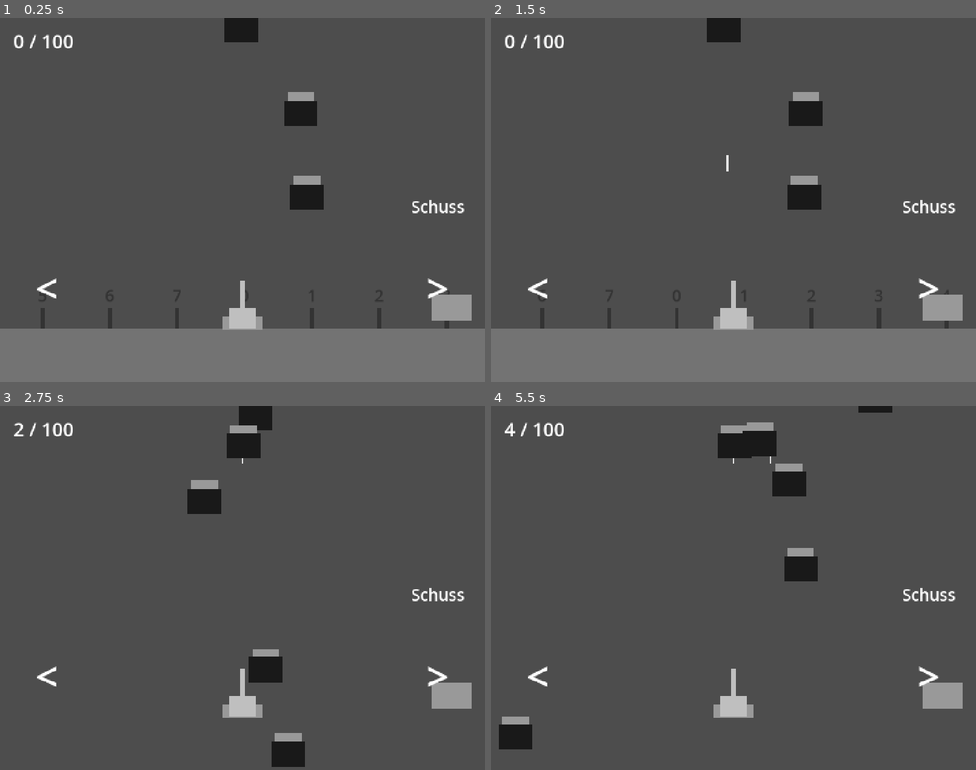
Above: before the commit, frames 1-4 (two rows, left to right).
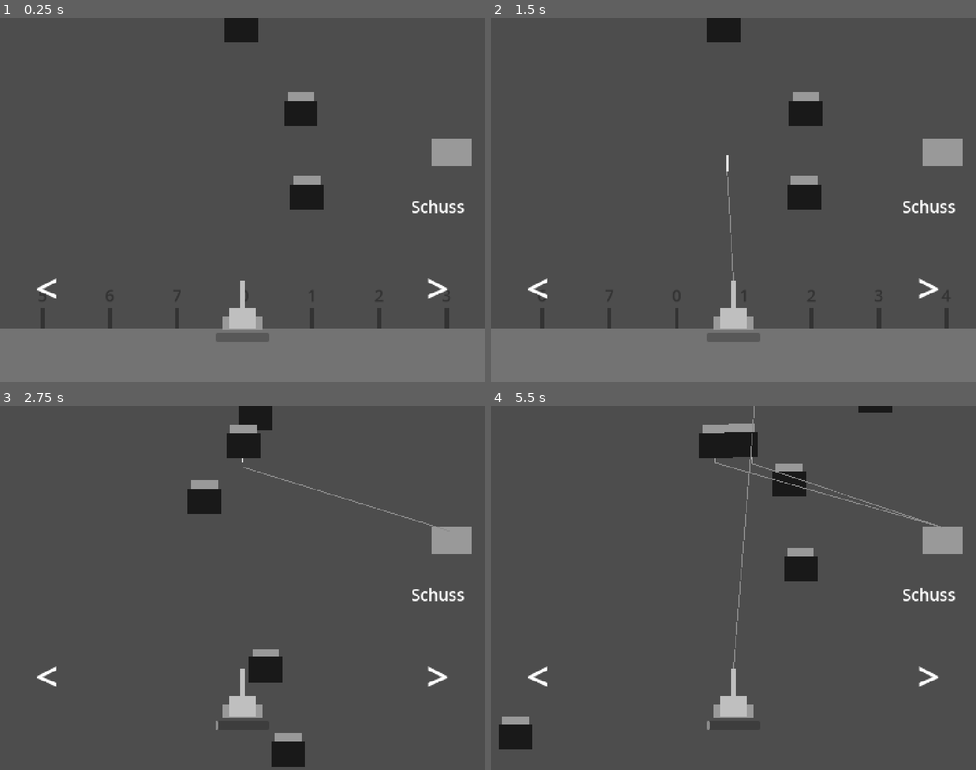
Above: after the commit, the same moments.

Repository: Philipp-Mallmann/fliegen-sind-aliens
Game: Godot game, scene res://szenen/spiel.tscn
The game is run twice, just before and just after one commit, with the same random seed, the same clock (stepped at 60 frames per second) and the same inputs.
Inputs:
- Up to frame 1 (0.25 s): no input
- Up to frame 2 (1.5 s): hold D (rechts) 0.53-1.28 s; tap Space (schiessen) at 0.6, 1.35 s; hold A (links) from 1.28 s (still down)
- Up to frame 3 (2.75 s): release A (links) at 2.03 s; hold D (rechts) from 2.03 s (still down); tap Space (schiessen) at 2.1 s
- Up to frame 4 (5.5 s): tap Space (schiessen) every 0.75 s from 2.85 to 5.1 s; release D (rechts) at 3.53 s; hold A (links) from 3.53 s (still down)

The runs differ from the first frame. In frame 1, 1.7% of the frame differs, in the area x 2-98%, y 4-89%; in frame 2, 1.7%; in frame 3, 1.5%; in frame 4, 2.6%, in the area x 2-98%, y 0-89%.

Commit message:
Abschnitt 5: Faecher mit gleitendem Schrumpfen und Hoehenversatz, Faeden zur hohen Hand, Leiste an der Kanone
Co-Authored-By: Claude Opus 5.5 <noreply@anthropic.com>

Diff:
--- /dev/null
+++ b/skripte/faecher.gd
@@ -0,0 +1,46 @@
+extends Node2D
+
+# Wie weit zwei Fliegen im Faecher auseinander sind, solange er noch nicht schrumpfen muss, in Pixeln.
+@export var abstand: float = 110.0
+# Wie breit der Faecher hoechstens werden darf, in Pixeln. Das Bild ist 1440 breit.
+@export var breite: float = 1400.0
+# Wie lange das Zusammenruecken und Schrumpfen dauert, in Sekunden. Lang heisst: man merkt es kaum.
+@export var gleitdauer: float = 1.5
+# Wie weit eine Fliege hoechstens ueber oder unter der Linie haengt, in Pixeln. Macht den Faecher natuerlicher.
+@export var hoehen_streuung: float = 20.0
+
+# Die Nadeln mit Fliege, die im Faecher haengen, von links nach rechts.
+var reihe: Array[Node2D] = []
+# Fuer jede Nadel ihr eigener Hoehenunterschied. Wird einmal beim Aufnehmen ausgewuerfelt.
+var versatz: Dictionary = {}
+# Das Gleiten, das gerade laeuft. null heisst: Es gab noch keins.
+var gleiten: Tween = null
+
+
+func aufnehmen(neue: Node2D) -> void:
+	versatz[neue] = randf_range(-hoehen_streuung, hoehen_streuung)
+	if reihe.size() % 2 == 0:
+		reihe.push_front(neue)
+	else:
+		reihe.push_back(neue)
+	if gleiten != null:
+		gleiten.kill()
+	if reihe.size() == 1:
+		return
+	gleiten = create_tween()
+	gleiten.set_parallel(true)
+	for nadel in reihe:
+		if nadel == neue:
+			continue
+		gleiten.tween_property(nadel, "position", platz(nadel), gleitdauer)
+		gleiten.tween_property(nadel, "scale", Vector2.ONE * groesse(), gleitdauer)
+
+
+func groesse() -> float:
+	return minf(1.0, breite / (reihe.size() * abstand))
+
+
+func platz(nadel: Node2D) -> Vector2:
+	var nummer: int = reihe.find(nadel)
+	var mitte: float = (reihe.size() - 1) / 2.0
+	return Vector2((nummer - mitte) * abstand * groesse(), versatz[nadel])
--- a/skripte/kanone.gd
+++ b/skripte/kanone.gd
@@ -37,6 +37,7 @@
 	if Input.is_action_just_pressed("schiessen"):
 		var nadel: Node2D = nadel_szene.instantiate()
 		nadel.position = $Arm/Muendung.global_position
+		nadel.anker = $Arm/Muendung
 		get_parent().add_child(nadel)
 		nadel.getroffen.connect($Uebergabe.starten)
 		nachladen_noch = nachladezeit
--- a/skripte/nadel.gd
+++ b/skripte/nadel.gd
@@ -16,10 +16,13 @@
 var steckt: bool = false
 # Die Fliege, die an der Nadel steckt. null heisst: noch keine.
 var fliege: Node2D = null
+# Der Punkt, an dem der Faden der Nadel festhaengt: erst die Muendung der Kanone, im Faecher die rechte Hand.
+var anker: Node2D = null
 
 
 func _process(delta: float) -> void:
 	if steckt:
+		faden_spannen()
 		return
 	position.y -= tempo * delta
 	geflogen += tempo * delta
@@ -28,6 +31,7 @@
 		treffen(getroffene)
 	elif geflogen >= reichweite:
 		queue_free()
+	faden_spannen()
 
 
 func fliege_an_der_spitze() -> Node2D:
@@ -50,3 +54,9 @@
 	get_parent().add_child(fleck)
 	fleck.global_position = global_position
 	getroffen.emit(self)
+
+
+func faden_spannen() -> void:
+	if anker == null:
+		return
+	$Faden.points = PackedVector2Array([anker.global_position, $Oese.global_position])
--- a/skripte/spiel.gd
+++ b/skripte/spiel.gd
@@ -7,7 +7,7 @@
 # Wie lange das Gleiten nach oben dauert, in Sekunden.
 @export var steigdauer: float = 0.8
 
-# Die Flugkraft aller Fliegen, die oben in der Reihe haengen.
+# Die Flugkraft aller Fliegen, die oben im Faecher haengen.
 var flugkraft: int = 0
 # Das Gleiten nach oben, das gerade laeuft. null heisst: Es gab noch keins.
 var steigen: Tween = null
@@ -15,6 +15,7 @@
 
 func _ready() -> void:
 	$Kanone/Uebergabe.angekommen.connect(fliege_zaehlen)
+	$Kanone/Arm/Leiste.max_value = ziel
 	anzeige_schreiben()
 
 
@@ -31,4 +32,4 @@
 
 
 func anzeige_schreiben() -> void:
-	$Bedienung/Anzeige.text = str(flugkraft) + " / " + str(ziel)
+	$Kanone/Arm/Leiste.value = flugkraft
--- a/skripte/uebergabe.gd
+++ b/skripte/uebergabe.gd
@@ -1,6 +1,6 @@
 extends Node
 
-# Wird gesendet, sobald eine Fliege in der Reihe oben haengt. Mit dabei: ihre Flugkraft.
+# Wird gesendet, sobald eine Fliege im Faecher oben haengt. Mit dabei: ihre Flugkraft.
 signal angekommen(flugkraft: int)
 
 # Wie lange die Fahrt hinueber dauert, in Sekunden. Der Rueckweg dauert genauso lang.
@@ -9,23 +9,21 @@
 @export var verzoegerung: float = 0.1
 # Wie weit der Arm von der Mitte nach rechts faehrt, in Pixeln. Dort sitzt die rechte Hand.
 @export var ziel_x: float = 480.0
-# Wie weit zwei haengende Fliegen nebeneinander auseinander sind, in Pixeln.
-@export var abstand: float = 110.0
-# Der Arm: linke Hand, Kanone und Muendung. Nur er faehrt, die Kamera bleibt stehen.
+# Der Arm: linke Hand, Kanone und Muendung. Nur er faehrt, die Kamera und der Faecher bleiben stehen.
 @export var arm: Node2D
-# Die Mitte der Reihe am oberen Bildrand, in der die gefangenen Fliegen haengen.
-@export var haken: Node2D
+# Der Faecher am oberen Bildrand, in dem die gefangenen Fliegen haengen.
+@export var faecher: Node2D
+# Der Punkt an der rechten Hand, an dem die Faeden der Fliegen im Faecher festhaengen.
+@export var griff: Node2D
 
 # true heisst: Gerade laeuft eine Uebergabe. Die Kanone faehrt und schiesst dann nicht.
 var laeuft: bool = false
 # Nadeln mit Fliege, die noch uebergeben werden muessen, der Reihe nach.
 var warteschlange: Array[Node2D] = []
-# Wie viele Fliegen schon in der Reihe haengen.
-var anzahl: int = 0
 
 
 func starten(nadel: Node2D) -> void:
-	nadel.reparent(haken)
+	nadel.reparent(faecher)
 	warteschlange.append(nadel)
 	if not laeuft:
 		uebergeben()
@@ -35,21 +33,18 @@
 	laeuft = true
 	while warteschlange.size() > 0:
 		var nadel: Node2D = warteschlange.pop_front()
+		faecher.aufnehmen(nadel)
+		var fahrzeit: float = dauer - verzoegerung
 		var hin: Tween = create_tween()
 		hin.tween_property(arm, "position", Vector2(ziel_x, 0.0), dauer)
-		hin.parallel().tween_property(nadel, "position", platz(anzahl), dauer - verzoegerung).set_delay(verzoegerung)
+		var ziel: Vector2 = faecher.platz(nadel)
+		hin.parallel().tween_property(nadel, "position:y", ziel.y, fahrzeit / 2.0).set_delay(verzoegerung)
+		hin.parallel().tween_property(nadel, "position:x", ziel.x, fahrzeit / 2.0).set_delay(verzoegerung + fahrzeit / 2.0)
+		hin.parallel().tween_property(nadel, "scale", Vector2.ONE * faecher.groesse(), fahrzeit).set_delay(verzoegerung)
 		await hin.finished
-		anzahl += 1
+		nadel.anker = griff
 		angekommen.emit(nadel.fliege.flugkraft)
 		var zurueck: Tween = create_tween()
 		zurueck.tween_property(arm, "position", Vector2.ZERO, dauer)
 		await zurueck.finished
 	laeuft = false
-
-
-func platz(nummer: int) -> Vector2:
-	var schritte: float = ceilf(nummer / 2.0)
-	var seite: float = 1.0
-	if nummer % 2 == 0:
-		seite = -1.0
-	return Vector2(seite * schritte * abstand, 0.0)
--- a/szenen/nadel.tscn
+++ b/szenen/nadel.tscn
@@ -7,6 +7,14 @@
 script = ExtResource("1_nadel")
 blutfleck_szene = ExtResource("2_blutfleck")
 
+[node name="Faden" type="Line2D" parent="."]
+top_level = true
+width = 3.0
+default_color = Color(0.55, 0.55, 0.55, 1)
+
+[node name="Oese" type="Marker2D" parent="."]
+position = Vector2(0, 50)
+
 [node name="Strich" type="ColorRect" parent="."]
 offset_left = -3.0
 offset_right = 3.0
--- a/szenen/spiel.tscn
+++ b/szenen/spiel.tscn
@@ -6,6 +6,7 @@
 [ext_resource type="Script" path="res://skripte/uebergabe.gd" id="4_uebergabe"]
 [ext_resource type="Script" path="res://skripte/spiel.gd" id="5_spiel"]
 [ext_resource type="Script" path="res://skripte/erzeuger.gd" id="6_erzeuger"]
+[ext_resource type="Script" path="res://skripte/faecher.gd" id="7_faecher"]
 
 [sub_resource type="Gradient" id="Gradient_taste"]
 colors = PackedColorArray(1, 1, 1, 0.35, 1, 1, 1, 0.35)
@@ -187,23 +188,35 @@
 [node name="Muendung" type="Marker2D" parent="Kanone/Arm"]
 position = Vector2(0, -140)
 
+[node name="Leiste" type="ProgressBar" parent="Kanone/Arm"]
+offset_left = -80.0
+offset_top = 15.0
+offset_right = 80.0
+offset_bottom = 40.0
+show_percentage = false
+
 [node name="RechteHand" type="ColorRect" parent="Kanone"]
 offset_left = 560.0
-offset_top = -100.0
+offset_top = -560.0
 offset_right = 680.0
-offset_bottom = -20.0
+offset_bottom = -480.0
 color = Color(0.6, 0.6, 0.6, 1)
 
-[node name="Haken" type="Marker2D" parent="Kanone"]
+[node name="Griff" type="Marker2D" parent="Kanone"]
+position = Vector2(620, -560)
+
+[node name="Faecher" type="Node2D" parent="Kanone"]
 position = Vector2(0, -800)
+script = ExtResource("7_faecher")
 
 [node name="Kamera" type="Camera2D" parent="Kanone"]
 offset = Vector2(0, -380)
 
-[node name="Uebergabe" type="Node" parent="Kanone" node_paths=PackedStringArray("arm", "haken")]
+[node name="Uebergabe" type="Node" parent="Kanone" node_paths=PackedStringArray("arm", "faecher", "griff")]
 script = ExtResource("4_uebergabe")
 arm = NodePath("../Arm")
-haken = NodePath("../Haken")
+faecher = NodePath("../Faecher")
+griff = NodePath("../Griff")
 
 [node name="Bedienung" type="CanvasLayer" parent="."]
 
@@ -248,14 +261,6 @@
 text = "Schuss"
 horizontal_alignment = 1
 vertical_alignment = 1
-
-[node name="Anzeige" type="Label" parent="Bedienung"]
-offset_left = 40.0
-offset_top = 30.0
-offset_right = 440.0
-offset_bottom = 110.0
-theme_override_font_sizes/font_size = 56
-text = "0 / 100"
 
 [node name="Sieg" type="Label" parent="Bedienung"]
 visible = false
Not shown, added: skripte/faecher.gd.uid
Not shown: 1 places in szenen/spiel.tscn that only renumber resources
Not shown, changed: ERKLAERUNG.md
